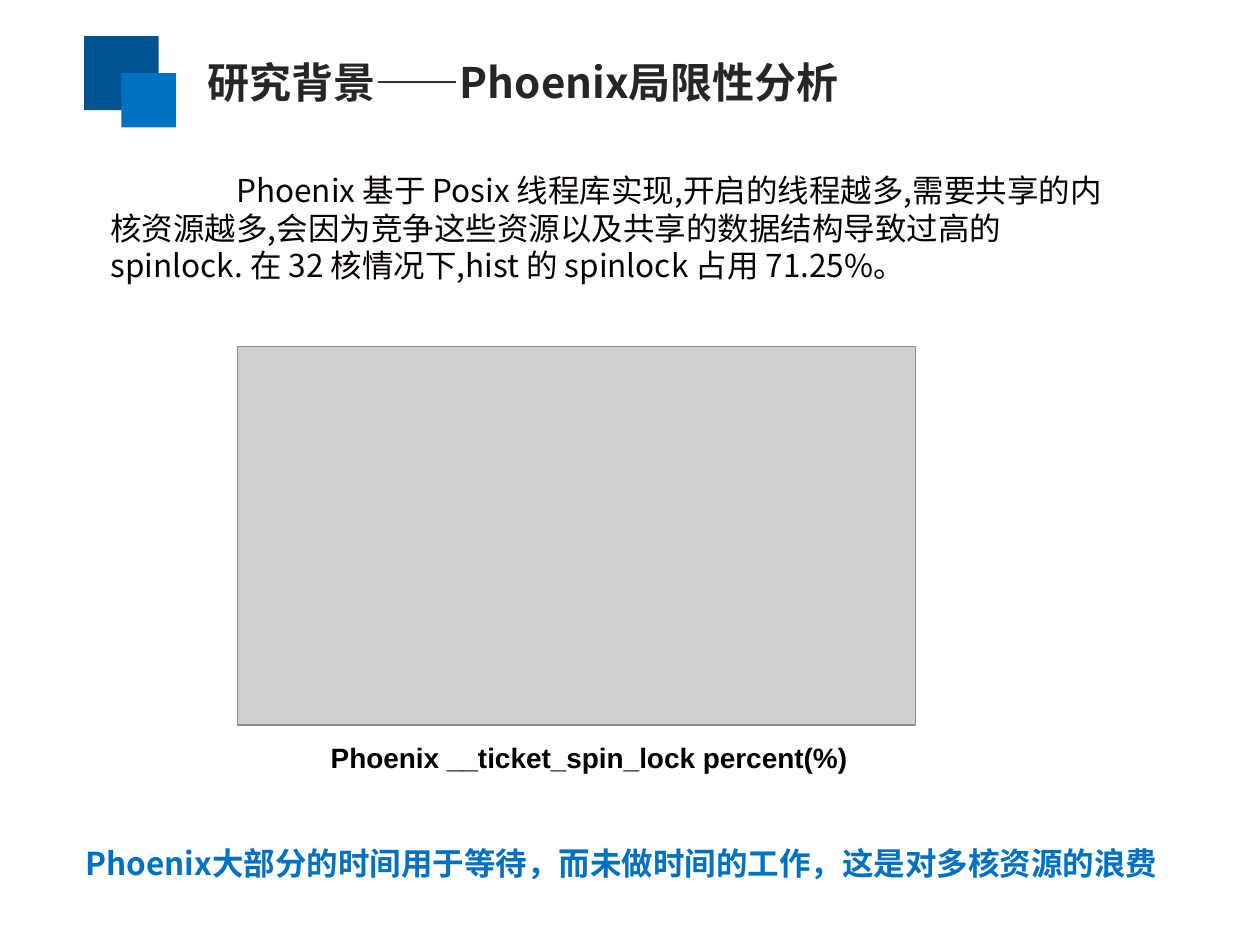
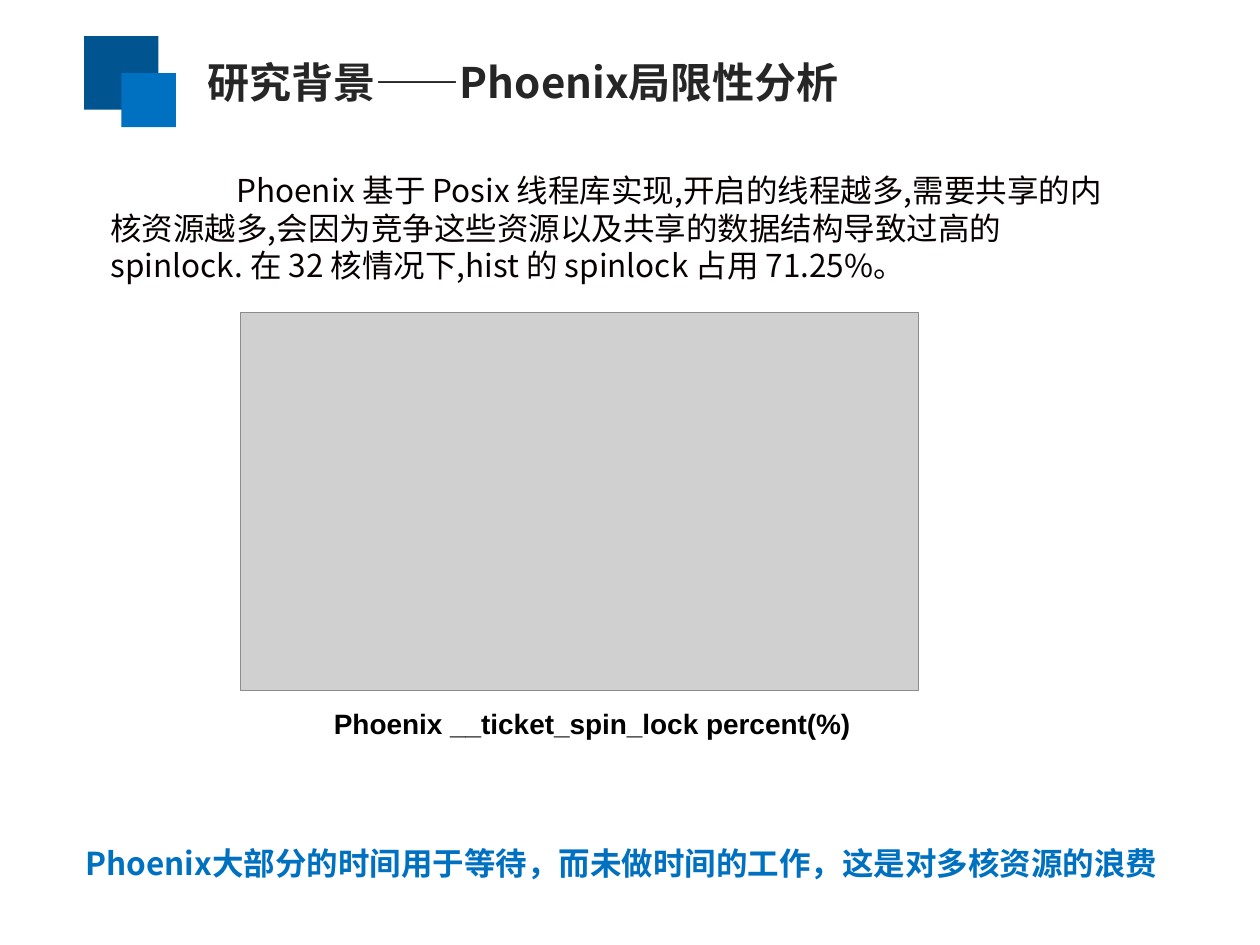
Before and after one commit to yufenyu/work, a slide deck: slide 6 of dmr_paper/paper/chinaSys-2016.ppt. Drawn at 1260x945 pixels with LibreOffice and Linux fonts; fonts in the diff are those of the drawing; grey boxes stand for pictures. Boxes give left, top, right and bottom in pixels: in the first picture for what was removed or moved away, otherwise in the second. Text is boxed around its words. In the diff, an @@ line names an element or a change of style, - is before the commit and + after.

```diff
--- a/dmr_paper/paper/chinaSys-2016.ppt
+++ b/dmr_paper/paper/chinaSys-2016.ppt
@@ picture: place and size @@
-picture at bbox=[238, 346, 916, 726]
+picture at bbox=[241, 312, 919, 690]
@@ text "Phoenix __ticket_spin_lock percent(%)": place and size @@
-text "Phoenix __ticket_spin_lock percent(%)" at bbox=[331, 747, 847, 773]
+text "Phoenix __ticket_spin_lock percent(%)" at bbox=[334, 713, 850, 739]
```
Also in this commit, not shown: 4 other slides changed, 2 slides added, 2 other files.
